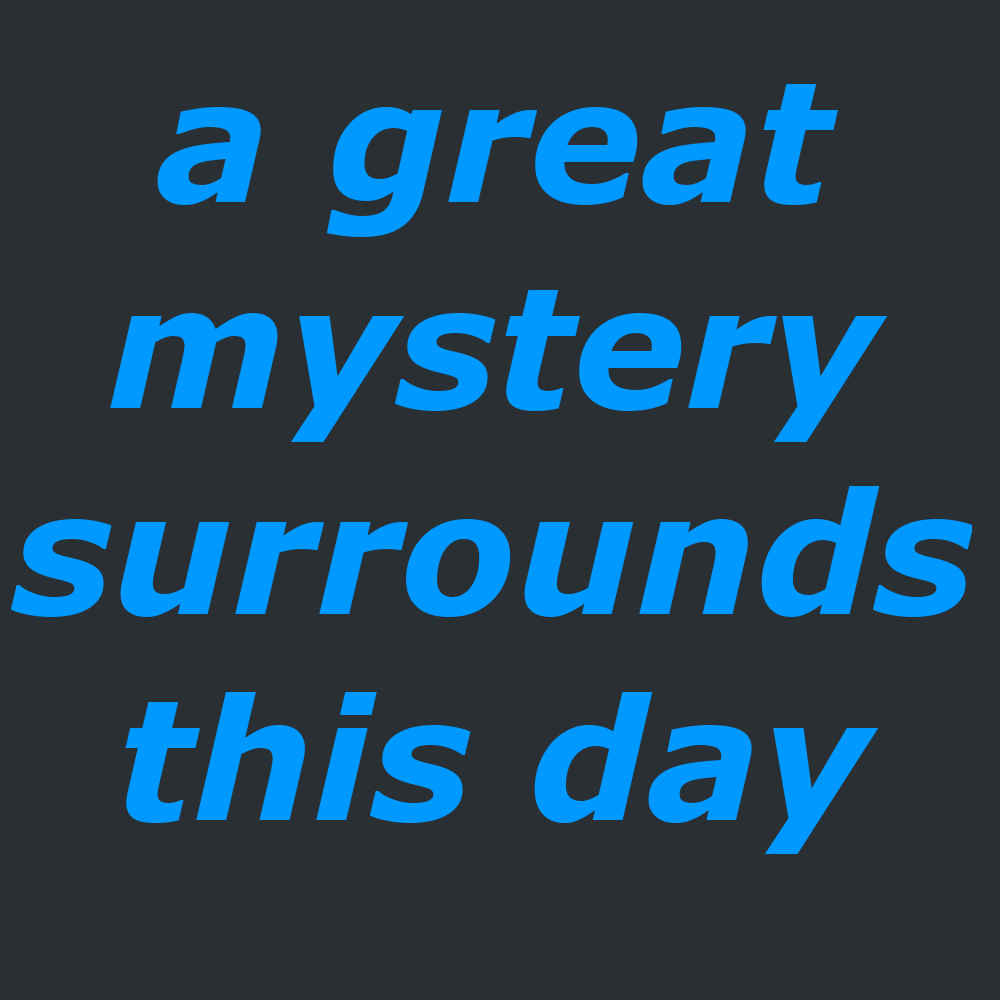
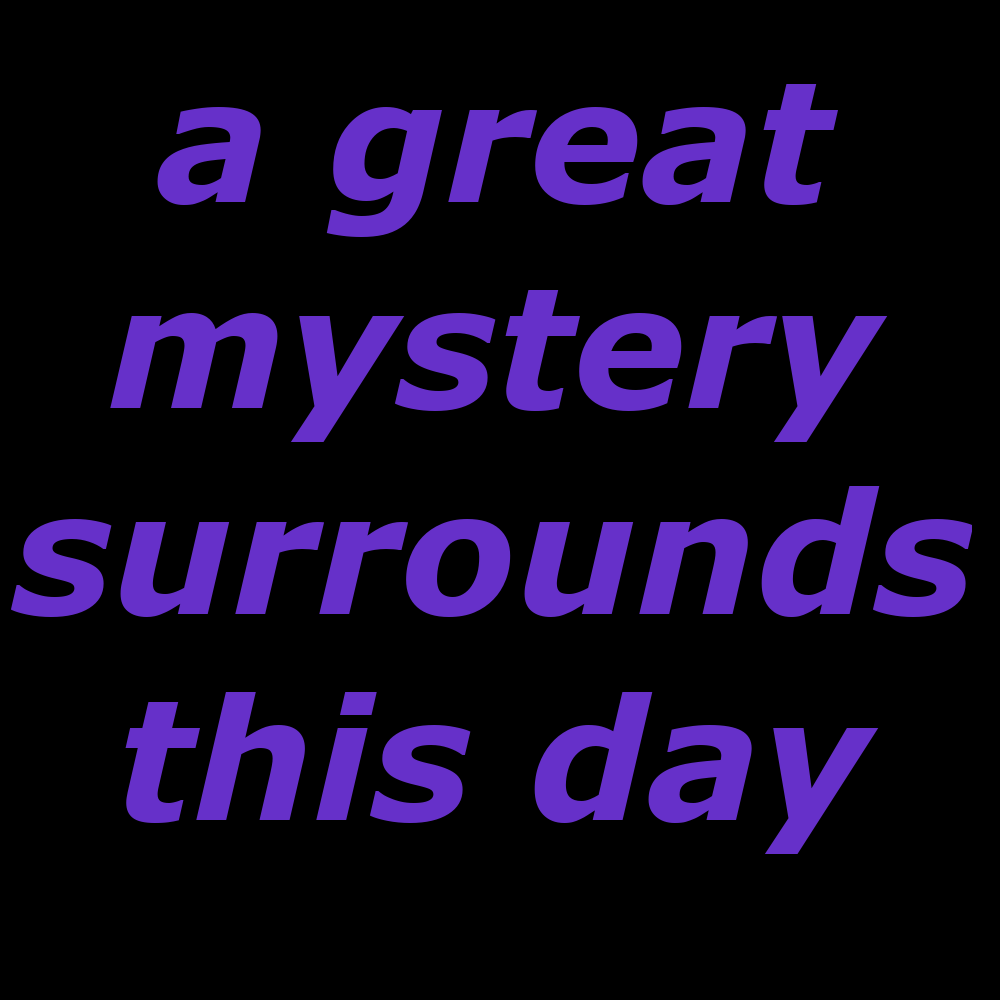
The second 1000px x 1000px image is a revision of the first. Changes to its layers:
painted on "a great mystery surrounds this..." over [10, 84, 972, 854]
painted on "Background" over [0, 0, 1000, 1000]
